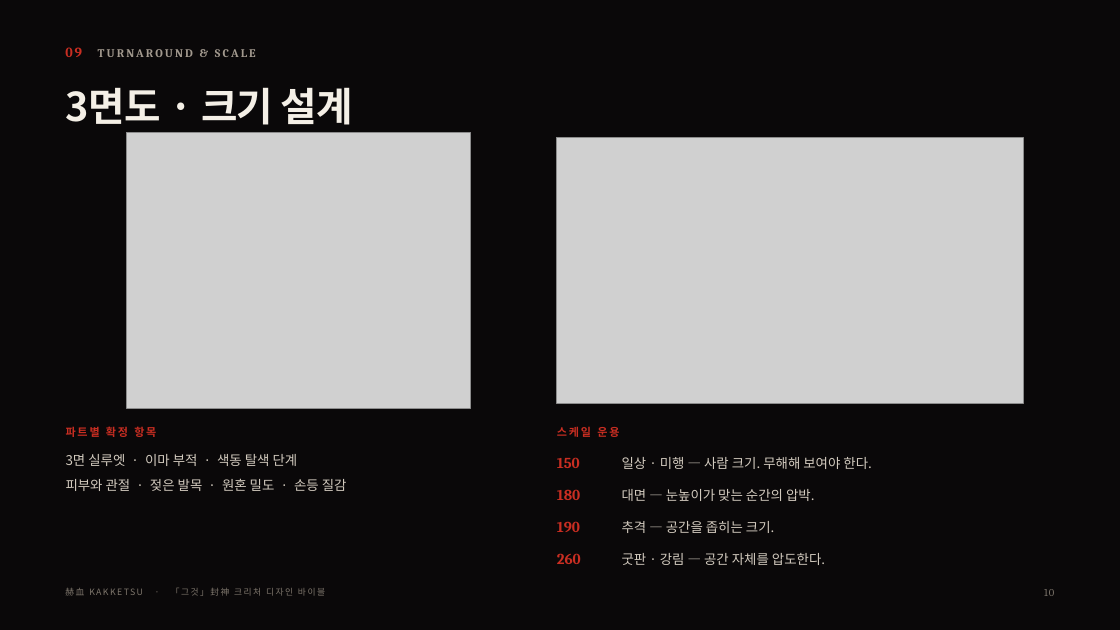
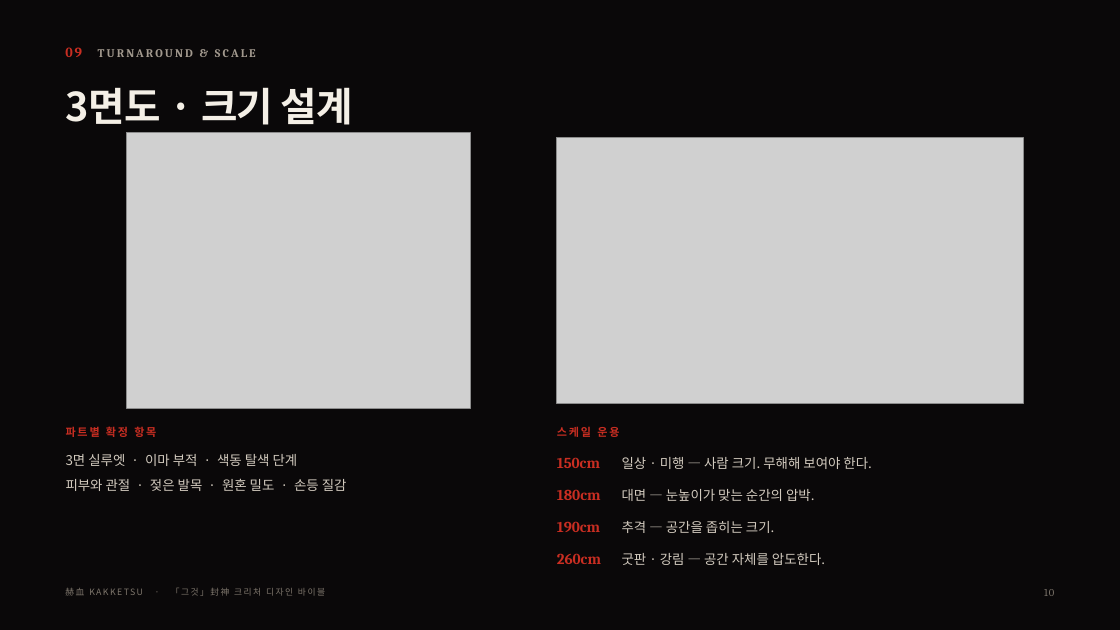
Before and after one commit to yellow8227-cmd/char-counter, a slide deck: slide 11 of kakketsu/build/KAKKETSU_그것_컨셉레퍼런스_KR.pptx. Drawn at 1120x630 pixels with LibreOffice and Linux fonts; fonts in the diff are those of the drawing; grey boxes stand for pictures. Boxes give left, top, right and bottom in pixels: in the first picture for what was removed or moved away, otherwise in the second. Text is boxed around its words. In the diff, an @@ line names an element or a change of style, - is before the commit and + after.

```diff
--- a/kakketsu/build/KAKKETSU_그것_컨셉레퍼런스_KR.pptx
+++ b/kakketsu/build/KAKKETSU_그것_컨셉레퍼런스_KR.pptx
@@ text at [557,457,600,468]: text changed @@
-150
+150cm
@@ text at [557,489,601,500]: text changed @@
-180
+180cm
@@ text at [557,521,600,532]: text changed @@
-190
+190cm
@@ text at [557,553,601,564]: text changed @@
-260
+260cm
```
Also in this commit, not shown: 10 other slides changed, 3 other files.
